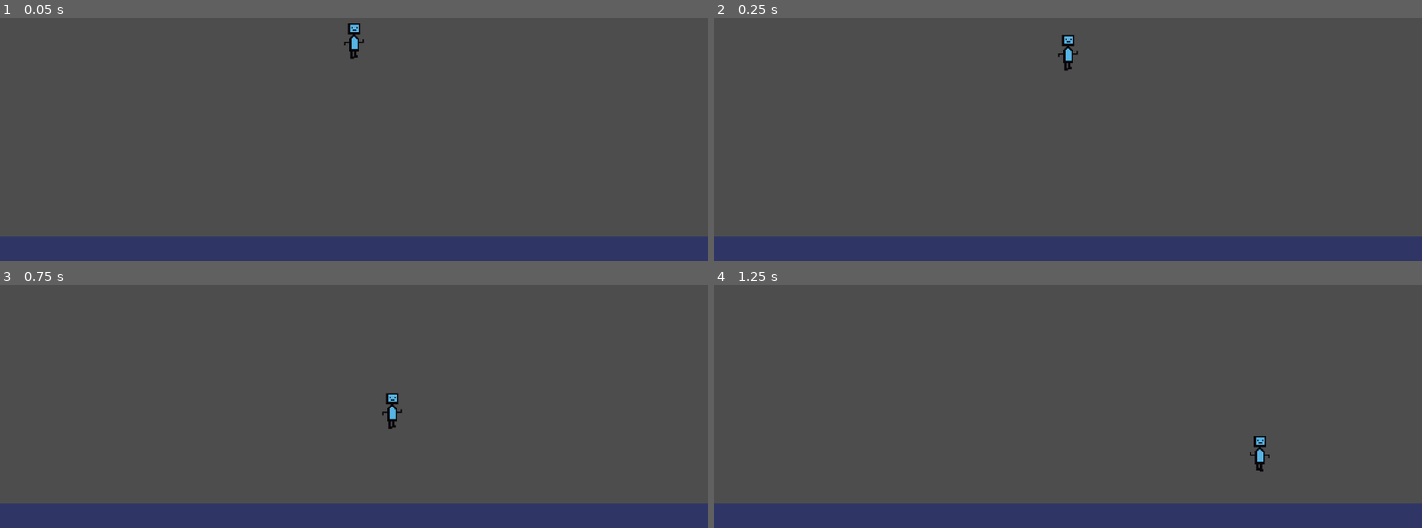
Above: before the commit, frames 1-4 (two rows, left to right).
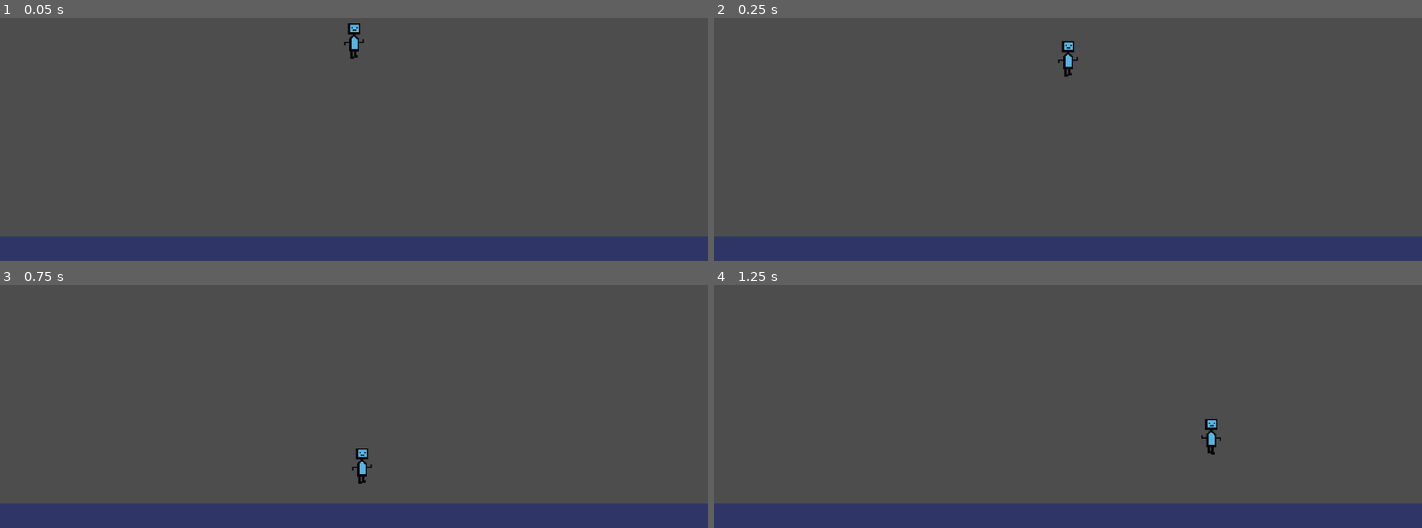
Above: after the commit, the same moments.

Repository: imaGecko/project-gubbel
Game: Godot game, scene res://player_movement_test_level.tscn
Same seed, same stepped clock (60 frames per second), same inputs: the game is played once before the commit and once after it. The project has no main scene, so this scene is started directly.
Inputs:
- Up to frame 1 (0.05 s): no input
- Up to frame 2 (0.25 s): no input
- Up to frame 3 (0.75 s): tap Enter at 0.5 s; hold D (right) from 0.53 s (still down); tap W (jump) at 0.6 s
- Up to frame 4 (1.25 s): keep holding D (right); tap W (jump) at 0.77, 1.07 s

Frame 1 is identical in both runs. In frame 2, 0.2% of the frame differs, in the area x 48-52%, y 6-25%; in frame 3, 0.4%, in the area x 49-57%, y 44-82%; in frame 4, 0.4%.

Commit message:
move alternative with separate air speed

Diff:
--- a/player.gd
+++ b/player.gd
@@ -1,9 +1,21 @@
 extends CharacterBody2D
 
-var acceleration = 50
-var max_speed = 500
+var acceleration = 30
+var air_acceleration = 10
+var max_speed = 600
+var damping = 40
+var air_damping = 15
 var damp_direction = 0
-const GRAVITY = 9.8
+const GRAVITY = 15
+
+func move(direction: int) -> void:
+	if direction != 0:
+		accelerate(direction)
+	else:
+		damp()
+
+	velocity.y += GRAVITY
+	move_and_slide()
 
 func accelerate(direction: int) -> void:
 	velocity.x += acceleration*direction
@@ -11,12 +23,26 @@
 	damp_direction = direction
 	print(velocity)
 
+
 func damp() -> void:
-	if damp_direction == 1:
+	var curr_direction = sign(velocity.x)
+	if curr_direction == 1:
 		velocity.x = max(velocity.x-acceleration, 0)
-	if damp_direction == -1:
+	if curr_direction == -1:
 		velocity.x = min(velocity.x+acceleration, 0)
 	print(velocity)
+
+func move2(direction: int) -> void:
+	#accelerate and clamp max speed
+	velocity.x += (acceleration if is_on_floor() else air_acceleration )*direction
+	velocity.x = clamp(velocity.x, -max_speed, max_speed)
+
+	#if switching direction or letting go, apply damping
+	var curr_direction = sign(velocity.x)
+	if curr_direction != direction:
+		velocity.x -= min(damping if is_on_floor() else air_damping, abs(velocity.x))*curr_direction
+	velocity.y += GRAVITY
+	move_and_slide()
 
 # Called when the node enters the scene tree for the first time.
 func _ready() -> void:
@@ -30,17 +56,13 @@
 	if Input.is_action_pressed("left"):
 		direction -= 1
 	if Input.is_action_just_pressed("jump") and is_on_floor():
-		velocity.y = -400
-
+		velocity.y = -600
+	move2(direction)
 	if direction != 0:
 		$AnimatedSprite2D.play("walk")
-		accelerate(direction)
 	else:
 		$AnimatedSprite2D.stop()
-		damp()
 	if direction == 1:
 		$AnimatedSprite2D.flip_h = false
 	elif direction == -1:
 		$AnimatedSprite2D.flip_h = true
-	velocity.y += GRAVITY
-	move_and_slide()
